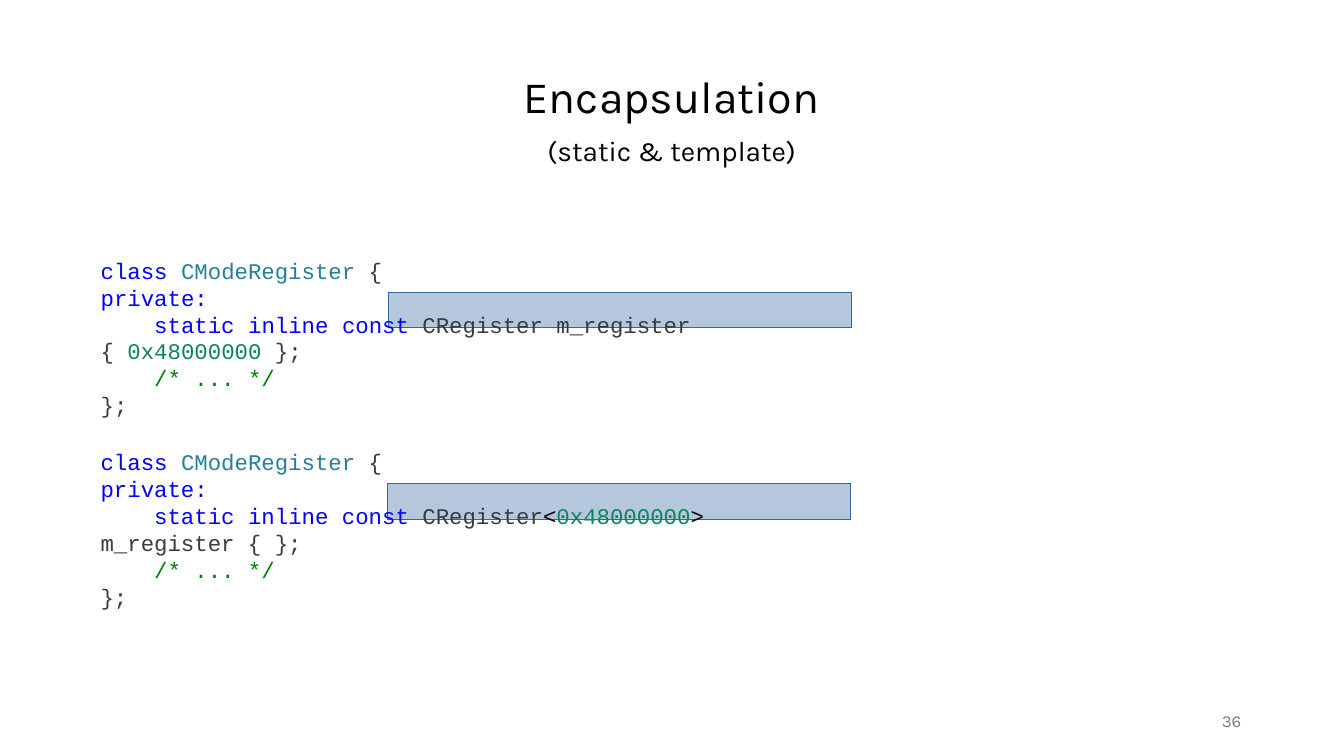
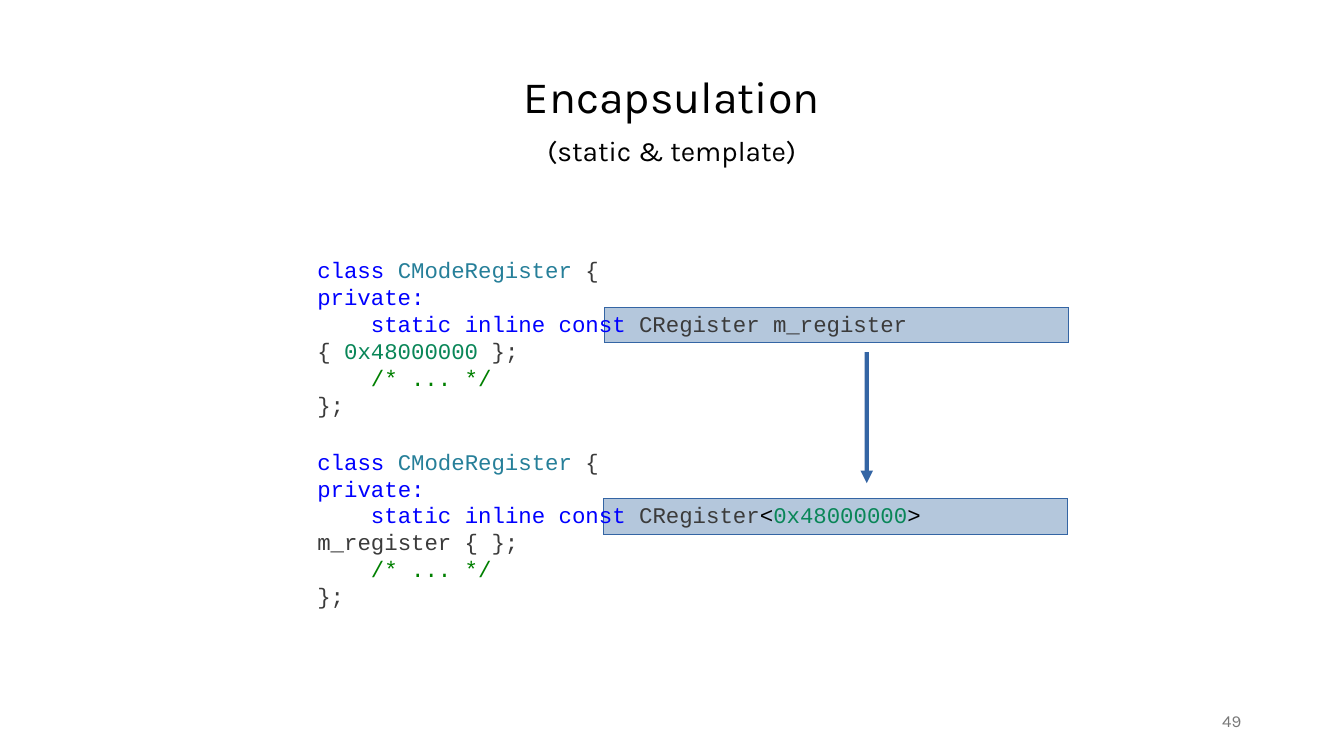
Before and after one commit to janos32783/cppcon_2024_cost_cpp_abstractions, a slide deck: slide 49 of presentation/cppcon.pptx (slide 36 before the commit). Drawn at 1344x756 pixels with LibreOffice and Linux fonts; fonts in the diff are those of the drawing. Boxes give left, top, right and bottom in pixels: in the first picture for what was removed or moved away, otherwise in the second. Text is boxed around its words. In the diff, an @@ line names an element or a change of style, - is before the commit and + after.

```diff
--- a/presentation/cppcon.pptx
+++ b/presentation/cppcon.pptx
@@ text "class CModeRegister {": place and size @@
-text "class CModeRegister {" at [101,263,690,360]
+text "class CModeRegister {" at [317,262,907,360]
@@ rectangle: place and size @@
-rectangle at [388,292,852,328]
+rectangle at [605,308,1069,343]
@@ freeform shape added at [867,352,867,483], outline #3465A4 3 pt @@
@@ text "class CModeRegister {": place and size @@
-text "class CModeRegister {" at [101,454,704,556]
+text "class CModeRegister {" at [317,454,921,555]
@@ rectangle: place and size @@
-rectangle at [387,484,851,519]
+rectangle at [604,499,1068,534]
@@ page number at [1222,716,1241,727]: text changed @@
-36
+49
```
Also in this commit, not shown: 8 other slides changed, 15 slides added, 1 slide removed, 9 other files.
